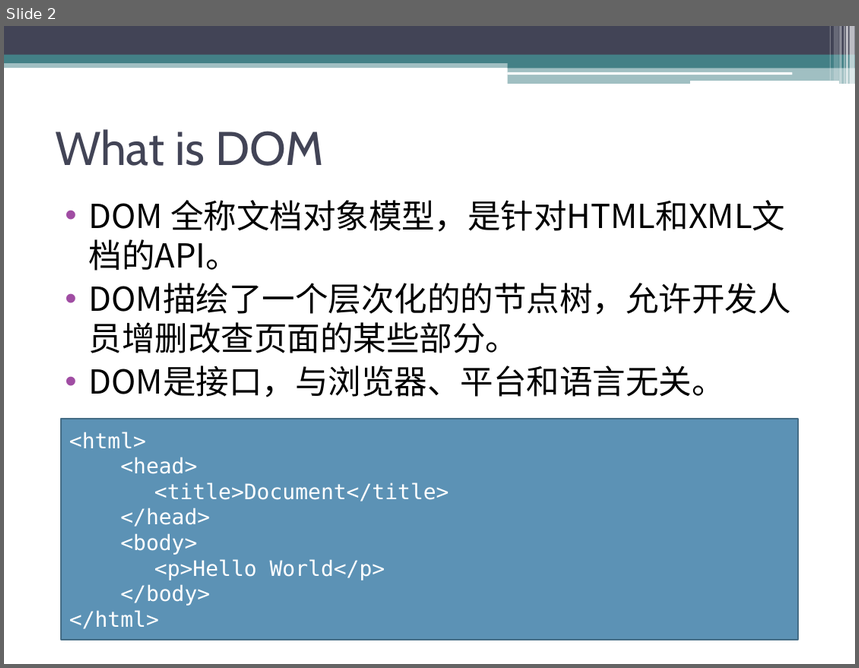
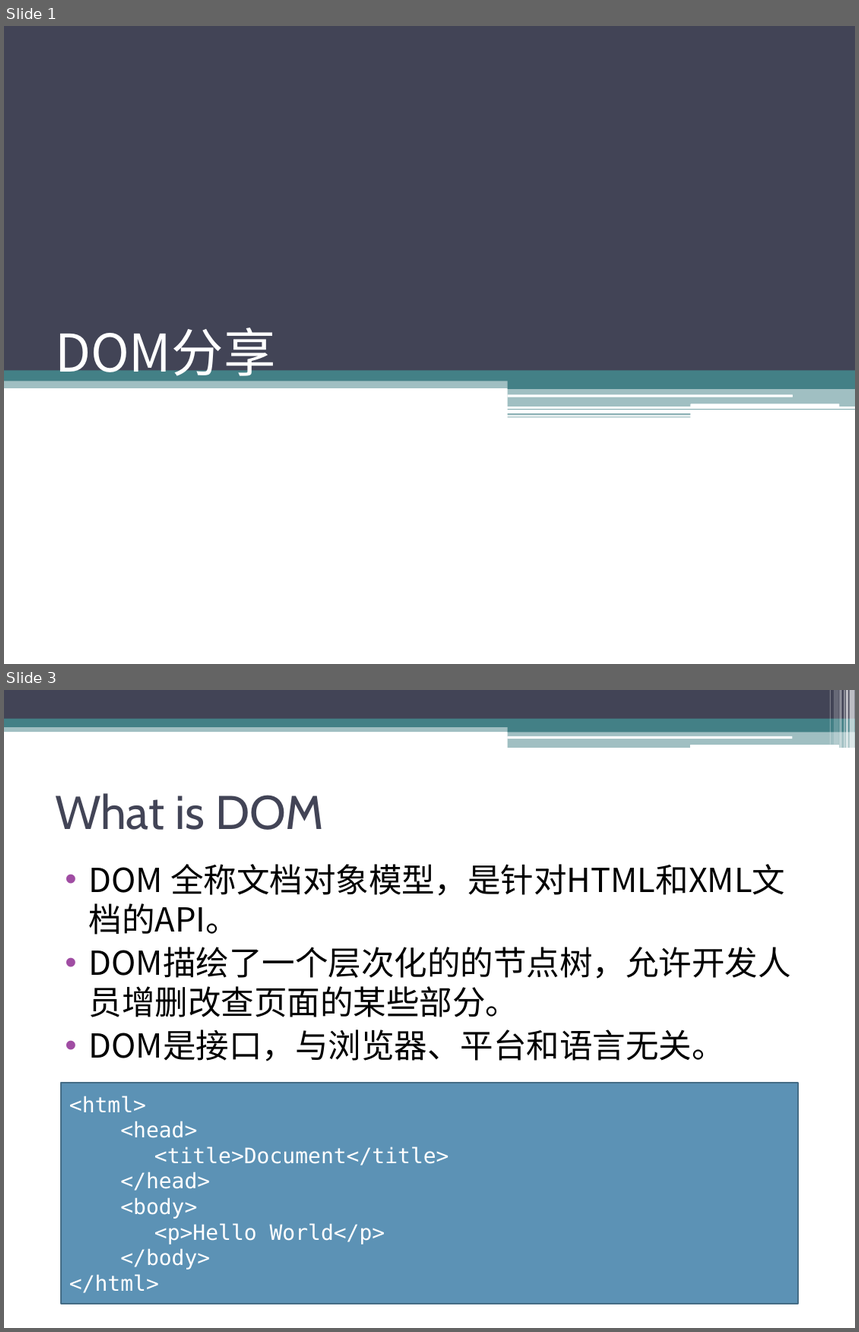
Before and after one commit to sophiazzw/Front_Library, a slide deck: manipulation.pptx. Shown one above the other, each under a label of ours: slide 2 before the commit, slides 1 and 3 after it; the slides between them are not shown. The pictures are 859x668 and 859x1332 pixels, drawn with LibreOffice and Linux fonts; fonts in the diff are those of the drawing. Boxes give left, top, right and bottom in pixels: in the first picture for what was removed or moved away, otherwise in the second. Text is boxed around its words. In the diff, an @@ line names an element or a change of style, - is before the commit and + after.

```diff
--- a/manipulation.pptx
+++ b/manipulation.pptx
@@ slide 1 added at [4,26,855,664], background #FFFFFF @@
@@ rectangle added at [4,26,855,371], fill #424456 @@
@@ title added at [55,328,275,385], 44 pt, text #FFFFFF @@
+DOM分享
@@ rectangle added at [4,366,855,389], fill #438086 at 50% opacity @@
@@ rectangle added at [601,365,855,388], fill #438086 @@
@@ rectangle added at [4,368,855,381], fill #438086 @@
@@ rectangle added at [508,381,855,389], fill #438086 @@
@@ rectangle added at [508,389,855,407], fill #438086 at 50% opacity @@
@@ rectangle added at [508,409,855,410], fill #438086 at 65% opacity @@
@@ rounded rectangle added at [508,395,793,397], fill #FFFFFF @@
@@ rounded rectangle added at [691,404,840,408], fill #FFFFFF @@
@@ rectangle added at [508,414,691,415], fill #438086 at 60% opacity @@
@@ rectangle added at [508,417,691,417], fill #438086 at 65% opacity @@
@@ what was slide 2 is now slide 3 @@
```
Also in this commit, not shown: 1 slide changed, 2 other slides added, 1 slide removed, 3 other files.
